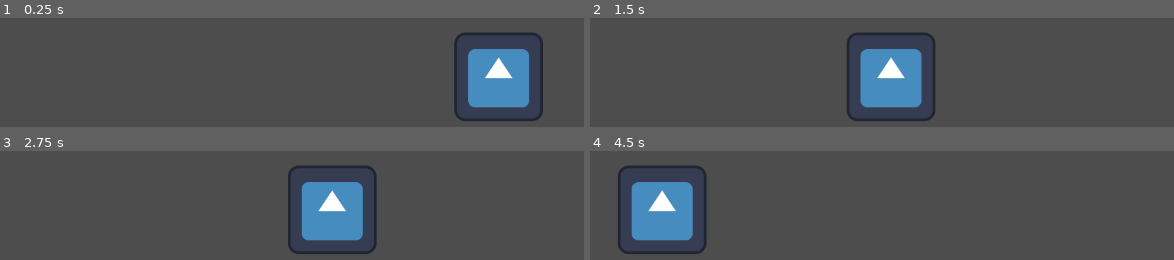
Above: before the commit, frames 1-4 (two rows, left to right).
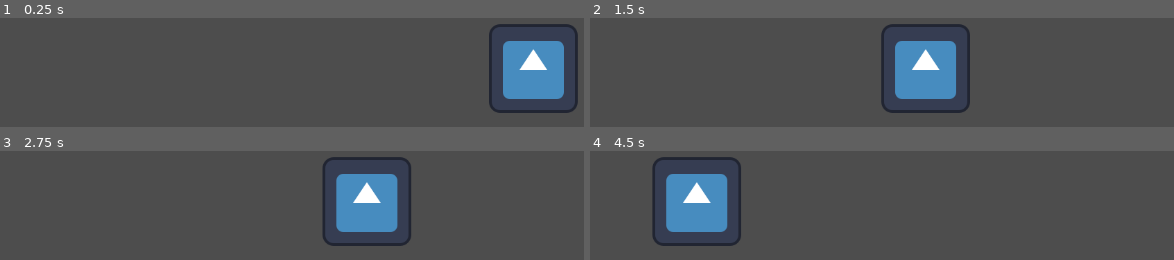
Above: after the commit, the same moments.

Repository: Kryzi/TowerDefense
Game: Godot game, scene res://world.tscn
Same seed, same stepped clock (60 frames per second), same inputs: the game is played once before the commit and once after it. This scene is started directly instead of the project's main scene. The engine's default icon, where the game draws it, is replaced by a stand-in: a white triangle on a blue panel in a dark square.
Inputs:
- Up to frame 1 (0.25 s): no input
- Up to frame 2 (1.5 s): tap Enter (ui_accept) at 0.5, 0.77 s; hold Right (ui_right) from 0.53 s (still down)
- Up to frame 3 (2.75 s): tap Enter (ui_accept) at 1.52 s; release Right (ui_right) at 2.03 s; hold Left (ui_left) from 2.03 s (still down)
- Up to frame 4 (4.5 s): release Left (ui_left) at 2.78 s; hold Right (ui_right) 2.78-4.28 s; tap Enter (ui_accept) at 3.02, 3.77 s; hold Left (ui_left) from 4.28 s (still down)

The runs differ from the first frame. In frame 1, 9.7% of the frame differs, in the area x 77-99%, y 5-95%; in frame 2, 9.7%; in frame 3, 9.8%; in frame 4, 9.8%, in the area x 4-26%, y 5-95%.

Commit message:
tower change

Diff:
--- a/Scenes/basic_tower.tscn
+++ b/Scenes/basic_tower.tscn
@@ -1,7 +1,9 @@
-[gd_scene load_steps=3 format=3 uid="uid://djh8nk3dgcjpd"]
+[gd_scene load_steps=5 format=3 uid="uid://djh8nk3dgcjpd"]
 
 [ext_resource type="Script" path="res://Scripts/basic_tower.gd" id="1_4dmiy"]
 [ext_resource type="Script" path="res://Scripts/attack.gd" id="2_4rerw"]
+[ext_resource type="Texture2D" uid="uid://3twjdddkaohn" path="res://assets/VirusBigPack/png57.png" id="2_hcy63"]
+[ext_resource type="PackedScene" uid="uid://crwl6ck1i5o8s" path="res://Scenes/bullet.tscn" id="3_1dth8"]
 
 [node name="BasicTower" type="StaticBody2D"]
 script = ExtResource("1_4dmiy")
@@ -9,6 +11,9 @@
 [node name="CollisionShape2D" type="CollisionShape2D" parent="."]
 
 [node name="Sprite2D" type="Sprite2D" parent="."]
+position = Vector2(58, 64)
+scale = Vector2(0.25, 0.25)
+texture = ExtResource("2_hcy63")
 
 [node name="Attack" type="Area2D" parent="."]
 script = ExtResource("2_4rerw")
@@ -19,4 +24,8 @@
 wait_time = 0.5
 autostart = true
 
+[node name="Bullet" parent="Attack" instance=ExtResource("3_1dth8")]
+
+[node name="CollisionShape2D" type="CollisionShape2D" parent="Attack/Bullet"]
+
 [connection signal="timeout" from="Attack/Cooldown" to="Attack" method="_on_cooldown_timeout"]
--- a/project.godot
+++ b/project.godot
@@ -12,7 +12,7 @@
 
 config/name="Tower Defense"
 run/main_scene="res://Scenes/world.tscn"
-config/features=PackedStringArray("4.2", "Forward Plus")
+config/features=PackedStringArray("4.3", "Forward Plus")
 config/icon="res://icon.svg"
 
 [global_group]
--- a/world.tscn
+++ b/world.tscn
@@ -37,5 +37,5 @@
 [node name="Hud" type="CanvasLayer" parent="."]
 
 [node name="Icon" type="Sprite2D" parent="."]
-position = Vector2(143, 2)
+position = Vector2(193, -10)
 texture = ExtResource("1_2utfi")
